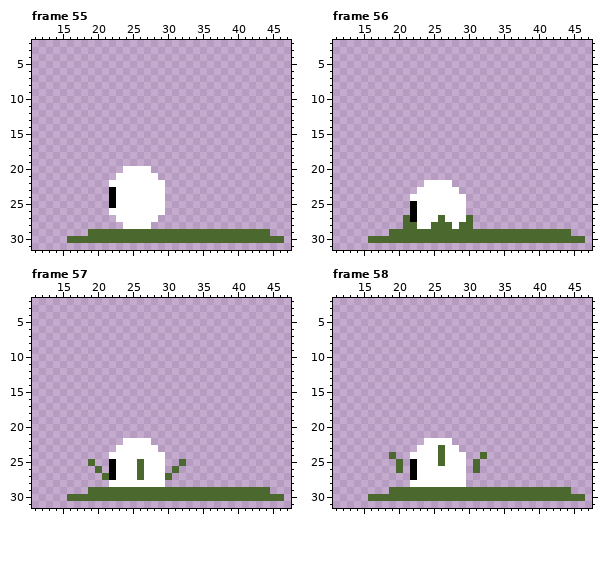
Pixel-art file -- Sprites/dev/Monster_death.ase. Above, as it was before the edit.
48x32 pixels, 80 frames. Shown: frame 55: x 11..47, y 2..31; frame 56: x 11..47, y 2..31; frame 57: x 11..47, y 2..31; frame 58: x 11..47, y 2..31. The commit also changed other frames, which this record leaves out.
The same view after the edit:
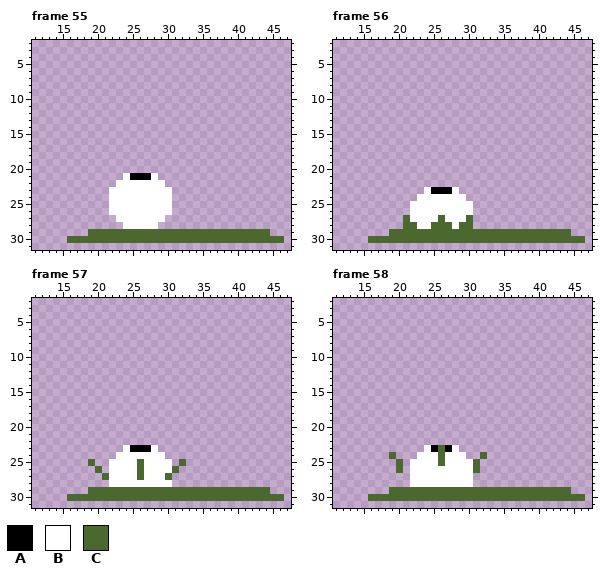
Palette (. is transparent): A #000000  B #ffffff  C #4b692f
Diff:
Frame 55, layer "Eye":
y 20: x 24..27 BBBB -> ....
y 21: x 23 B -> .; x 25..27 BBB -> AAA
y 22: x 22 B -> .
y 23..25: x 22 A -> B; x 30 . -> B
y 26: x 30 . -> B
y 27: x 29 . -> B
y 28: x 28 . -> B
Frame 56, layer "Eye":
y 22: x 24..27 BBBB -> ....
y 23: x 23 B -> .; x 25..27 BBB -> AAA
y 24: x 22 B -> .
y 25..26: x 22 A -> B; x 30 . -> B
y 27: x 22 A -> B
Frame 57, layer "Eye":
y 22: x 24..27 BBBB -> ....
y 23: x 23 B -> .; x 25..27 BBB -> AAA
y 24: x 22 B -> .
y 25..26: x 22 A -> B; x 30 . -> B
y 27: x 22 A -> B
y 28: x 30 . -> B
Frame 58, layer "Eye":
y 22: x 24..27 BBBB -> ....
y 23: x 23 B -> .; x 25 B -> A; x 27 B -> A
y 24: x 22 B -> .
y 25..27: x 22 A -> B; x 30 . -> B
y 28: x 30 . -> B
Boxes around the changes in both pictures, in picture pixels (x1, y1, x2, y2):
changed: (109, 166, 172, 229)
changed: (410, 180, 473, 222)
changed: (109, 438, 172, 487)
changed: (410, 438, 473, 487)
